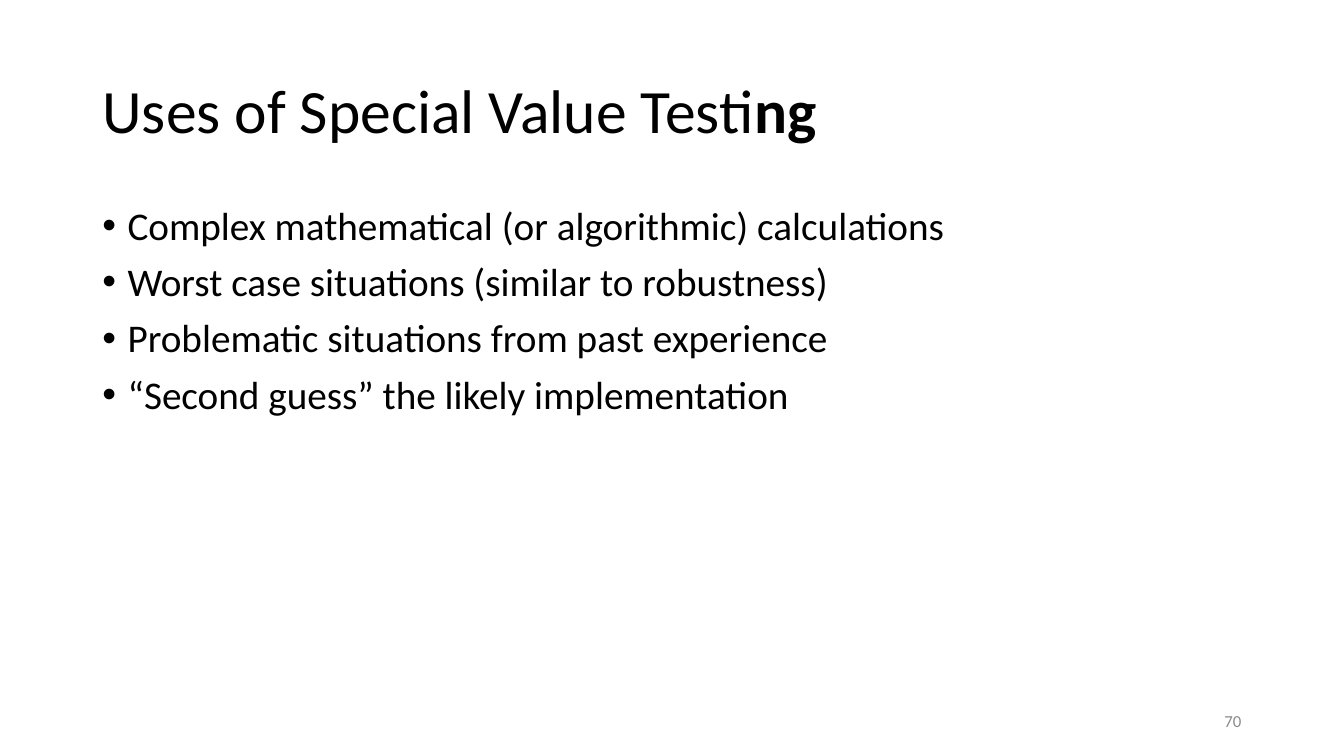
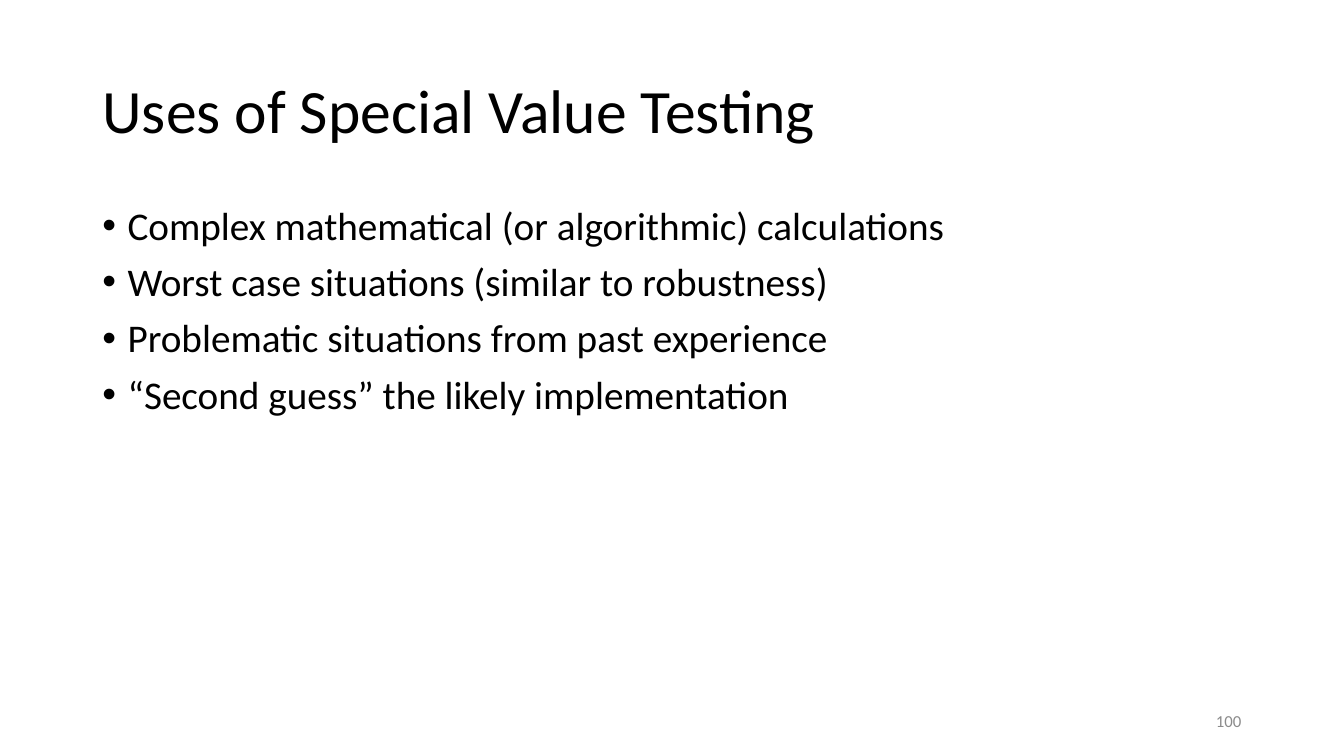
Before and after one commit to malenezi/malenezi, a slide deck: slide 100 of SE401/Lectures/6-Black Box Testing/Black Box Testing.pptx (slide 70 before the commit). Drawn at 1344x756 pixels with LibreOffice and Linux fonts; fonts in the diff are those of the drawing. Boxes give left, top, right and bottom in pixels: in the first picture for what was removed or moved away, otherwise in the second. Text is boxed around its words. In the diff, an @@ line names an element or a change of style, - is before the commit and + after.

```diff
--- a/SE401/Lectures/6-Black Box Testing/Black Box Testing.pptx
+++ b/SE401/Lectures/6-Black Box Testing/Black Box Testing.pptx
@@ title "Uses of Special Value Testing" at (102, 90, 815, 144): bold off in "Testing" @@
@@ page number at (1216, 716, 1241, 727): text changed @@
-70
+100
```
Also in this commit, not shown: 1 other slide changed, 1 slide added, 2 slides removed, 2 other files.
